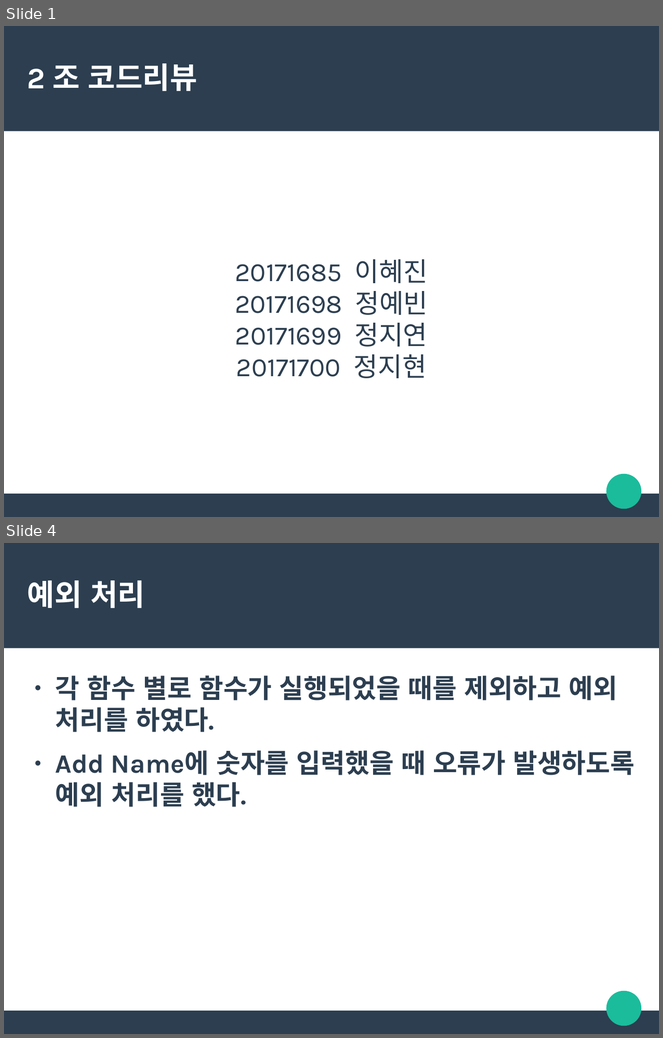
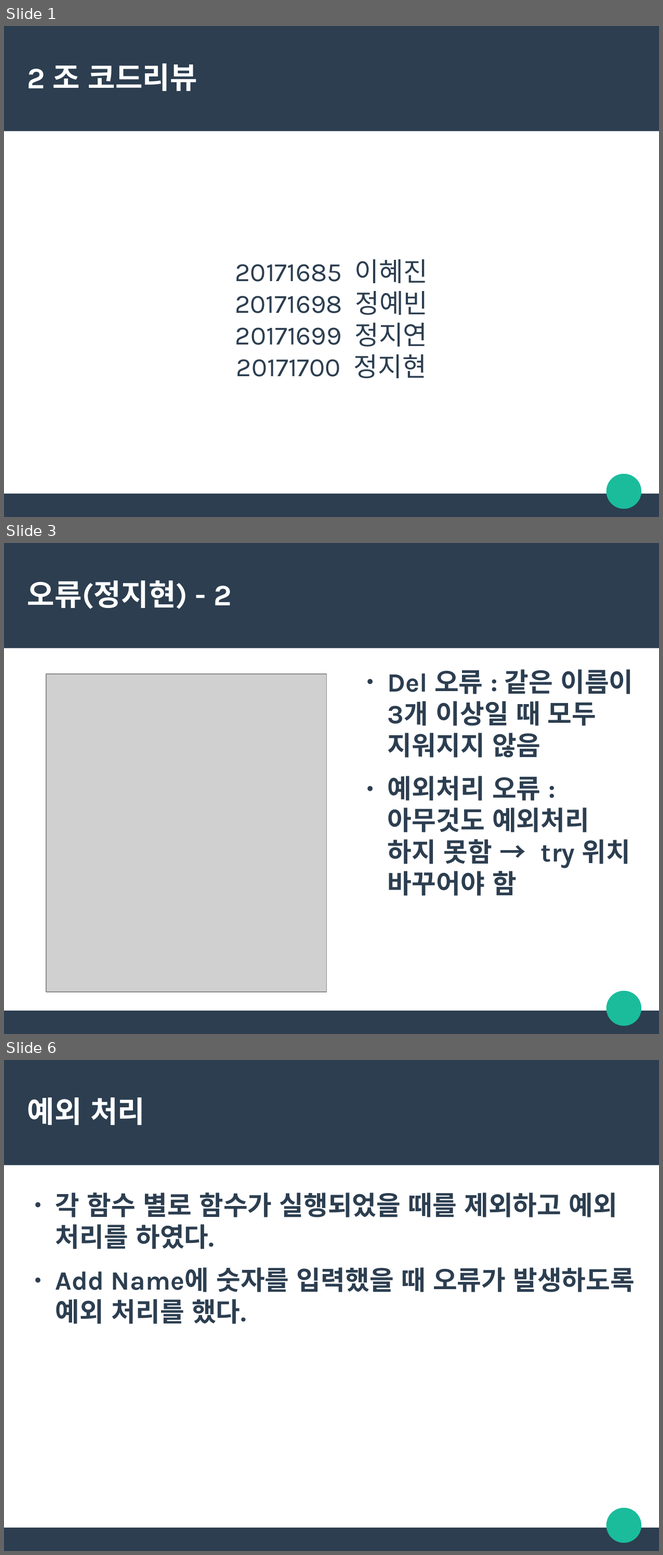
Before and after one commit to wldusdhso/sw-project-class5-2-2, a slide deck: 2조 코드리뷰 assignment3.odp. Shown one above the other, each under a label of ours: slides 1 and 4 before the commit, slides 1, 3 and 6 after it; the slides between them are not shown. The pictures are 663x1038 and 663x1555 pixels, drawn with LibreOffice and Linux fonts; fonts in the diff are those of the drawing; grey boxes stand for pictures. Boxes give left, top, right and bottom in pixels: in the first picture for what was removed or moved away, otherwise in the second. Text is boxed around its words. In the diff, an @@ line names an element or a change of style, - is before the commit and + after.

```diff
--- a/2조 코드리뷰 assignment3.odp
+++ b/2조 코드리뷰 assignment3.odp
@@ slide 3 added at box(4, 543, 659, 1034), background #FFFFFF; not listed: 3 template elements that a slide beside it also shows @@
@@ title added at box(27, 580, 232, 609), 36 pt, text #FFFFFF, bold @@
+오류(정지현) - 2
@@ picture added at box(46, 674, 327, 992) @@
@@ text added at box(388, 669, 633, 896), 32 pt, text #2C3E50, bold @@
+● Del 오류 : 같은 이름이 3개 이상일 때 모두 지워지지 않음
+● 예외처리 오류 : 아무것도 예외처리 하지 못함 → try 위치 바꾸어야 함
@@ what was slide 4 is now slide 6 @@
```
Also in this commit, not shown: 2 slides changed, 1 other slide added.
